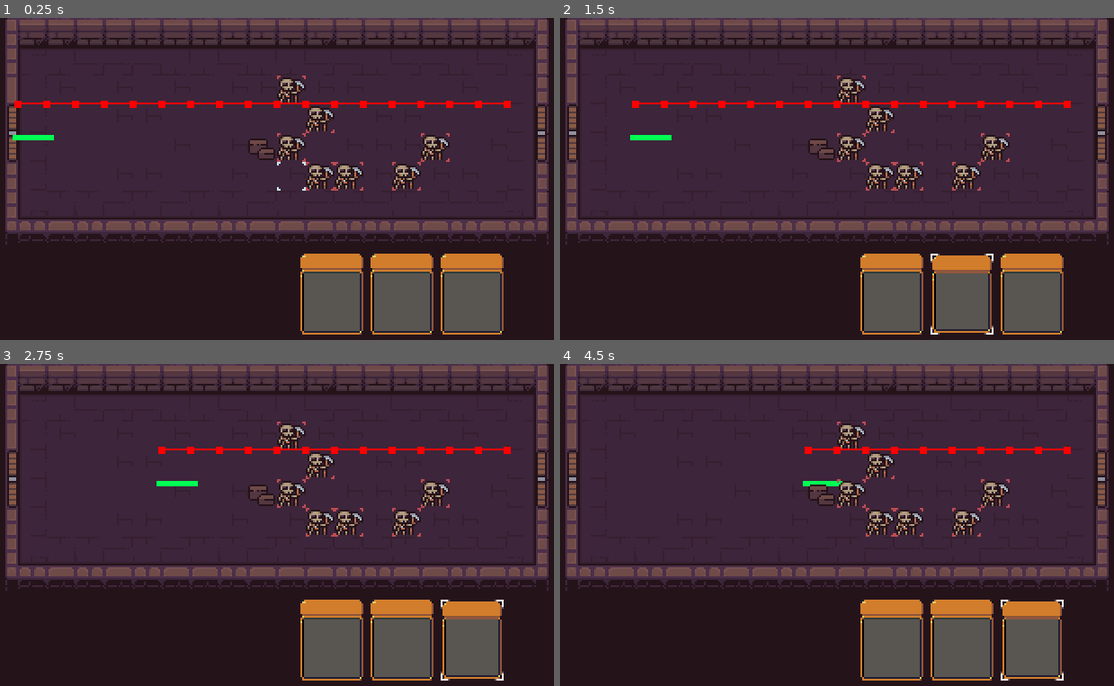
Above: before the commit, frames 1-4 (two rows, left to right).
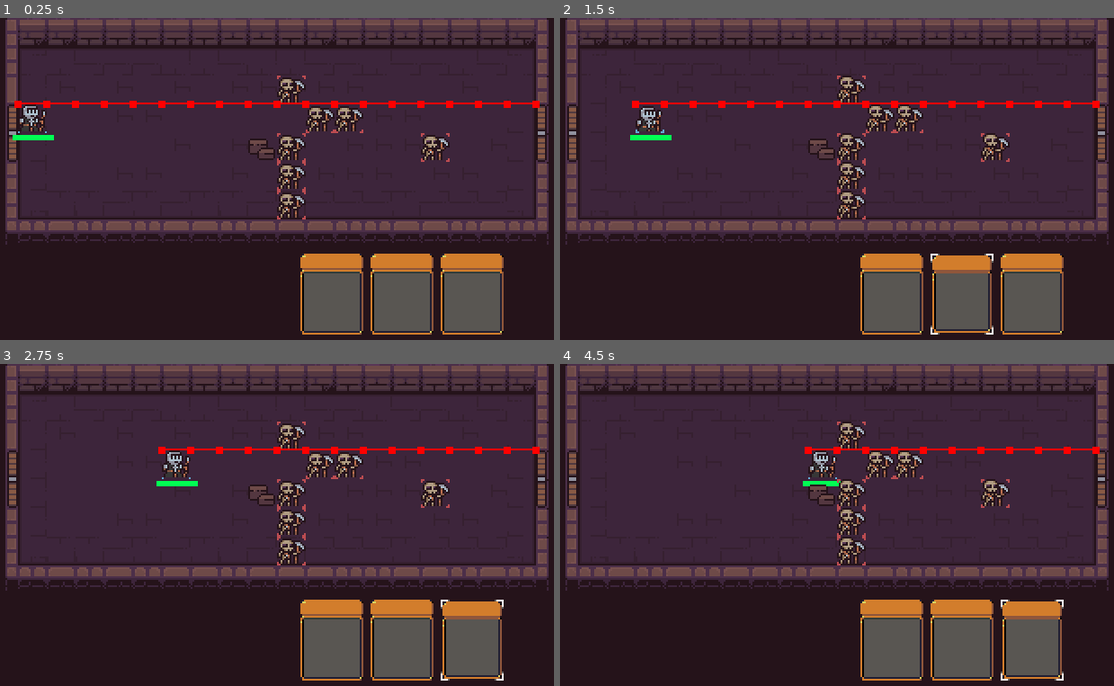
Above: after the commit, the same moments.

Repository: ThermobladeStudios/GMTK-Game-Jam-2023
Game: Godot game, scene res://main.tscn
The game is run twice, just before and just after one commit, with the same random seed, the same clock (stepped at 60 frames per second) and the same inputs.
Inputs (mouse positions are in pixels of both pictures, inside the frame that each line leads up to):
- Up to frame 1 (0.25 s): no input
- Up to frame 2 (1.5 s): click (892, 294) at 0.5 s; click (964, 294) at 1.25 s
- Up to frame 3 (2.75 s): click (470, 640) at 2 s
- Up to frame 4 (4.5 s): click (892, 640) at 2.75 s; click (964, 640) at 3.5 s; click (1030, 640) at 4.25 s

The runs differ from the first frame. In frame 1, 2.3% of the frame differs, in the area x 3-98%, y 21-63%; in frame 2, 2.5%; in frame 3, 2.3%; in frame 4, 2.6%, in the area x 44-98%, y 17-63%.

Commit message:
sutffff

Diff:
--- a/Hero/Beam_Attack.gd
+++ b/Hero/Beam_Attack.gd
@@ -2,6 +2,8 @@
 
 var attack = [0,0,0,0]
 var tot_atk
+var inarea = [[],[],[],[]]
+
 func _physics_process(delta):
 	tot_atk = 0
 	for i in 4:
@@ -11,26 +13,34 @@
 func _on_beam_attack_up_area_entered(area):
 	if("Minion" in area.get_name()):
 		attack[0] += 1
+		inarea[0].append(area)
 func _on_beam_attack_up_area_exited(area):
 	if("Minion" in area.get_name()):
 		attack[0] -= 1
+		inarea[0].erase(area)
 func _on_beam_attack_down_area_entered(area):
 	if("Minion" in area.get_name()):
 		attack[1] += 1
+		inarea[1].append(area)
 func _on_beam_attack_down_area_exited(area):
 	if("Minion" in area.get_name()):
 		attack[1] -= 1
+		inarea[1].erase(area)
 func _on_beam_attack_left_area_entered(area):
 	if("Minion" in area.get_name()):
 		attack[2] += 1
+		inarea[2].remove(area)
 func _on_beam_attack_left_area_exited(area):
 	if("Minion" in area.get_name()):
 		attack[2] -= 1
+		inarea[2].erase(area)
 func _on_beam_attack_right_area_entered(area):
 	if("Minion" in area.get_name()):
 		attack[3] += 1
+		inarea[3].append(area)
 func _on_beam_attack_right_area_exited(area):
 	if("Minion" in area.get_name()):
 		attack[3] -= 1
+		inarea[3].erase(area)
 func get_weight():
 	return tot_atk
--- a/Hero/Bot_Hero.gd
+++ b/Hero/Bot_Hero.gd
@@ -14,6 +14,8 @@
 @export var navigation_agent: NavigationAgent2D
 
 var attacktype
+
+var beam_cd = 5
 
 
 func _ready():
@@ -58,24 +60,47 @@
 
 
 func _on_movement_timeout():
-	print(deciding_attack())
+	if(beam_cd > 0):
+		beam_cd -=1
 	if($Small_Attack.attack == [0,0,0,0]):
 		movement(new_velocity)
 	else:
-		for x in 4:
-			if($Small_Attack.attack[x] == 1):
-				if (x == 0):
-					pass
-					#print("enemy Up")
-				elif(x == 1):
-					pass
-					#print("enemy Down")
-				elif(x == 2):
-					pass
-					#print("enemy Left")
-				elif(x == 3):
-					pass
-					#print("enemy Right")
+		if(deciding_attack() == 0):
+			for x in 4:
+				if($Small_Attack.attack[x] == 1):
+					if (x == 0):
+						$Small_Attack/Node2D/Up.visible = true
+						continue
+						#print("enemy Up")
+					elif(x == 1):
+						$Small_Attack/Node2D/Down.visible = true
+						continue
+						#print("enemy Down")s
+					elif(x == 2):
+						$Small_Attack/Node2D/Left.visible = true
+						continue
+						#print("enemy Left")
+					elif(x == 3):
+						$Small_Attack/Node2D/Right.visible = true
+						continue
+						#print("enemy Right")
+		if(deciding_attack() == 1 && beam_cd == 0):
+			var dir = $Beam_Attack.attack.find($Beam_Attack.attack.max())
+			if(dir == 0):
+				for x in $Beam_Attack.inarea[dir]:
+					x.do_damage(10)
+			elif(dir == 1):
+				for x in $Beam_Attack.inarea[dir]:
+					x.do_damage(10)
+			elif(dir == 2):
+				for x in $Beam_Attack.inarea[dir]:
+					x.do_damage(10)
+			elif(dir == 3):
+				for x in $Beam_Attack.inarea[dir]:
+					x.do_damage(10)
+			$AnimatedSprite2D2.play()
+			beam_cd = 5
+
 
 
 func deciding_attack():
@@ -84,12 +109,24 @@
 	var tot_minions = get_tree().get_nodes_in_group("minions").size()
 
 
-	var sweight = (satk/tot_minions)*100
+	var sweight = ((satk/tot_minions)*100) + 20
 	var bweight = (batk/tot_minions)*100
 	var attacktype = randi_range(1,100)
 	if(attacktype < sweight):
-		print(attacktype)
-		return ("small attack")
+		return (0)
 
 	elif(attacktype > sweight):
-		return("beam attack")
+		return(1)
+
+
+
+
+
+
+
+func _on_animated_sprite_2d_2_animation_looped():
+	if($AnimatedSprite2D2.global_position.x < 288):
+		$AnimatedSprite2D2.position += Vector2(16,0)
+	else:
+		$AnimatedSprite2D2.position = Vector2(16,0)
+		$AnimatedSprite2D2.stop()
--- a/Hero/Bot_Hero.tscn
+++ b/Hero/Bot_Hero.tscn
@@ -1,14 +1,50 @@
-[gd_scene load_steps=16 format=3 uid="uid://dw37rc236xqwp"]
+[gd_scene load_steps=29 format=3 uid="uid://dw37rc236xqwp"]
 
 [ext_resource type="Script" path="res://Hero/Bot_Hero.gd" id="1_oc3kn"]
 [ext_resource type="Script" path="res://Hero/Beam_Attack.gd" id="2_ckern"]
+[ext_resource type="Texture2D" uid="uid://ebicjqj3f4hc" path="res://Hero/hero.png" id="2_e6fcu"]
 [ext_resource type="Script" path="res://Hero/Small_Attack.gd" id="2_ehfhu"]
 [ext_resource type="Texture2D" uid="uid://cu6f44p6kr0hm" path="res://Placables/Obastacles/Caution..png" id="4_s2ldx"]
+[ext_resource type="Texture2D" uid="uid://f2bt40xqkyg5" path="res://Hero/Beam.png" id="6_ufdlj"]
 
 [sub_resource type="RectangleShape2D" id="RectangleShape2D_u7o58"]
 size = Vector2(8, 8)
 
+[sub_resource type="AtlasTexture" id="AtlasTexture_aajil"]
+atlas = ExtResource("2_e6fcu")
+region = Rect2(0, 0, 16, 16)
+
+[sub_resource type="AtlasTexture" id="AtlasTexture_y1iuo"]
+atlas = ExtResource("2_e6fcu")
+region = Rect2(16, 0, 16, 16)
+
+[sub_resource type="AtlasTexture" id="AtlasTexture_4c1p7"]
+atlas = ExtResource("2_e6fcu")
+region = Rect2(32, 0, 16, 16)
+
+[sub_resource type="AtlasTexture" id="AtlasTexture_cpask"]
+atlas = ExtResource("2_e6fcu")
+region = Rect2(48, 0, 16, 16)
+
 [sub_resource type="SpriteFrames" id="SpriteFrames_dpx3j"]
+animations = [{
+"frames": [{
+"duration": 1.0,
+"texture": SubResource("AtlasTexture_aajil")
+}, {
+"duration": 1.0,
+"texture": SubResource("AtlasTexture_y1iuo")
+}, {
+"duration": 1.0,
+"texture": SubResource("AtlasTexture_4c1p7")
+}, {
+"duration": 1.0,
+"texture": SubResource("AtlasTexture_cpask")
+}],
+"loop": true,
+"name": &"default",
+"speed": 5.0
+}]
 
 [sub_resource type="CanvasItemMaterial" id="CanvasItemMaterial_kn8u4"]
 
@@ -35,6 +71,56 @@
 
 [sub_resource type="RectangleShape2D" id="RectangleShape2D_uojpf"]
 size = Vector2(14, 14)
+
+[sub_resource type="AtlasTexture" id="AtlasTexture_allei"]
+atlas = ExtResource("6_ufdlj")
+region = Rect2(32, 0, 16, 16)
+
+[sub_resource type="AtlasTexture" id="AtlasTexture_mcc3d"]
+atlas = ExtResource("6_ufdlj")
+region = Rect2(64, 0, 16, 16)
+
+[sub_resource type="AtlasTexture" id="AtlasTexture_87c4b"]
+atlas = ExtResource("6_ufdlj")
+region = Rect2(0, 16, 16, 16)
+
+[sub_resource type="AtlasTexture" id="AtlasTexture_mllwl"]
+atlas = ExtResource("6_ufdlj")
+region = Rect2(16, 16, 16, 16)
+
+[sub_resource type="AtlasTexture" id="AtlasTexture_2xmi0"]
+atlas = ExtResource("6_ufdlj")
+region = Rect2(48, 16, 16, 16)
+
+[sub_resource type="AtlasTexture" id="AtlasTexture_n11ut"]
+atlas = ExtResource("6_ufdlj")
+region = Rect2(0, 48, 16, 16)
+
+[sub_resource type="SpriteFrames" id="SpriteFrames_o7bx2"]
+animations = [{
+"frames": [{
+"duration": 1.0,
+"texture": SubResource("AtlasTexture_allei")
+}, {
+"duration": 1.0,
+"texture": SubResource("AtlasTexture_mcc3d")
+}, {
+"duration": 1.0,
+"texture": SubResource("AtlasTexture_87c4b")
+}, {
+"duration": 1.0,
+"texture": SubResource("AtlasTexture_mllwl")
+}, {
+"duration": 1.0,
+"texture": SubResource("AtlasTexture_2xmi0")
+}, {
+"duration": 1.0,
+"texture": SubResource("AtlasTexture_n11ut")
+}],
+"loop": true,
+"name": &"default",
+"speed": 30.0
+}]
 
 [node name="Hero" type="Area2D" node_paths=PackedStringArray("navigation_agent")]
 script = ExtResource("1_oc3kn")
@@ -46,8 +132,9 @@
 
 [node name="AnimatedSprite2D" type="AnimatedSprite2D" parent="."]
 position = Vector2(8, 8)
-scale = Vector2(16, 16)
 sprite_frames = SubResource("SpriteFrames_dpx3j")
+autoplay = "default"
+frame_progress = 0.819601
 
 [node name="NavigationAgent2D" type="NavigationAgent2D" parent="."]
 debug_enabled = true
@@ -79,13 +166,13 @@
 [node name="Beam_attack_Up" type="Area2D" parent="Beam_Attack"]
 
 [node name="CollisionShape2D" type="CollisionShape2D" parent="Beam_Attack/Beam_attack_Up"]
+position = Vector2(8, -128)
+shape = SubResource("RectangleShape2D_nca8i")
+
+[node name="Beam_attack_Down" type="Area2D" parent="Beam_Attack"]
+
+[node name="CollisionShape2D" type="CollisionShape2D" parent="Beam_Attack/Beam_attack_Down"]
 position = Vector2(8, 144)
-shape = SubResource("RectangleShape2D_nca8i")
-
-[node name="Beam_attack_Down" type="Area2D" parent="Beam_Attack"]
-
-[node name="CollisionShape2D" type="CollisionShape2D" parent="Beam_Attack/Beam_attack_Down"]
-position = Vector2(8, -128)
 shape = SubResource("RectangleShape2D_2opw7")
 
 [node name="Beam_attack_Left" type="Area2D" parent="Beam_Attack"]
@@ -104,51 +191,57 @@
 script = ExtResource("2_ehfhu")
 
 [node name="Small_attack_Up" type="Area2D" parent="Small_Attack"]
-visible = false
 
 [node name="CollisionShape2D" type="CollisionShape2D" parent="Small_Attack/Small_attack_Up"]
 position = Vector2(8, -8)
 shape = SubResource("RectangleShape2D_uojpf")
 
 [node name="Small_attack_Down" type="Area2D" parent="Small_Attack"]
-visible = false
 
 [node name="CollisionShape2D3" type="CollisionShape2D" parent="Small_Attack/Small_attack_Down"]
 position = Vector2(8, 24)
 shape = SubResource("RectangleShape2D_uojpf")
 
 [node name="Small_attack_Left" type="Area2D" parent="Small_Attack"]
-visible = false
 
 [node name="CollisionShape2D1" type="CollisionShape2D" parent="Small_Attack/Small_attack_Left"]
 position = Vector2(-8, 8)
 shape = SubResource("RectangleShape2D_uojpf")
 
 [node name="Small_attack_Right" type="Area2D" parent="Small_Attack"]
-visible = false
 
 [node name="CollisionShape2D2" type="CollisionShape2D" parent="Small_Attack/Small_attack_Right"]
 position = Vector2(24, 8)
 shape = SubResource("RectangleShape2D_uojpf")
 
 [node name="Node2D" type="Node2D" parent="Small_Attack"]
-visible = false
-
-[node name="Caution_" type="Sprite2D" parent="Small_Attack/Node2D"]
+
+[node name="Right" type="Sprite2D" parent="Small_Attack/Node2D"]
+visible = false
 position = Vector2(24, 8)
 texture = ExtResource("4_s2ldx")
 
-[node name="Caution_2" type="Sprite2D" parent="Small_Attack/Node2D"]
+[node name="Up" type="Sprite2D" parent="Small_Attack/Node2D"]
+visible = false
 position = Vector2(8, -8)
 texture = ExtResource("4_s2ldx")
 
-[node name="Caution_3" type="Sprite2D" parent="Small_Attack/Node2D"]
+[node name="Left" type="Sprite2D" parent="Small_Attack/Node2D"]
+visible = false
 position = Vector2(-8, 8)
 texture = ExtResource("4_s2ldx")
 
-[node name="Caution_4" type="Sprite2D" parent="Small_Attack/Node2D"]
+[node name="Down" type="Sprite2D" parent="Small_Attack/Node2D"]
+visible = false
 position = Vector2(8, 24)
 texture = ExtResource("4_s2ldx")
+
+[node name="AnimatedSprite2D2" type="AnimatedSprite2D" parent="."]
+position = Vector2(16, 0)
+sprite_frames = SubResource("SpriteFrames_o7bx2")
+frame = 5
+frame_progress = 1.0
+centered = false
 
 [connection signal="timeout" from="movement" to="." method="_on_movement_timeout"]
 [connection signal="area_entered" from="Beam_Attack/Beam_attack_Up" to="Beam_Attack" method="_on_beam_attack_up_area_entered"]
@@ -167,3 +260,4 @@
 [connection signal="area_exited" from="Small_Attack/Small_attack_Left" to="Small_Attack" method="_on_small_attack_left_area_exited"]
 [connection signal="area_entered" from="Small_Attack/Small_attack_Right" to="Small_Attack" method="_on_small_attack_right_area_entered"]
 [connection signal="area_exited" from="Small_Attack/Small_attack_Right" to="Small_Attack" method="_on_small_attack_right_area_exited"]
+[connection signal="animation_looped" from="AnimatedSprite2D2" to="." method="_on_animated_sprite_2d_2_animation_looped"]
--- a/Placables/Minions/Melee_Minion.tscn
+++ b/Placables/Minions/Melee_Minion.tscn
@@ -141,7 +141,7 @@
 "speed": 5.0
 }]
 
-[node name="Minion" type="Area2D"]
+[node name="Minion" type="Area2D" groups=["minions"]]
 script = ExtResource("1_xl2vd")
 
 [node name="CollisionShape2D" type="CollisionShape2D" parent="."]
@@ -152,3 +152,4 @@
 position = Vector2(8, 8)
 sprite_frames = SubResource("SpriteFrames_4mqkb")
 animation = &"Skeleton1"
+autoplay = "Skeleton1"
--- a/main.tscn
+++ b/main.tscn
@@ -15,16 +15,16 @@
 movement_target = NodePath("../Marker2D")
 
 [node name="Marker2D" type="Marker2D" parent="."]
-position = Vector2(288, 48)
+position = Vector2(304, 48)
 
 [node name="Minion" parent="." instance=ExtResource("3_vgp0v")]
-position = Vector2(176, 80)
+position = Vector2(192, 48)
 
 [node name="Minion5" parent="." instance=ExtResource("3_vgp0v")]
 position = Vector2(176, 48)
 
 [node name="Minion6" parent="." instance=ExtResource("3_vgp0v")]
-position = Vector2(224, 80)
+position = Vector2(160, 96)
 
 [node name="Minion7" parent="." instance=ExtResource("3_vgp0v")]
 position = Vector2(240, 64)
@@ -36,7 +36,7 @@
 position = Vector2(160, 32)
 
 [node name="Minion4" parent="." instance=ExtResource("3_vgp0v")]
-position = Vector2(192, 80)
+position = Vector2(160, 80)
 
 [node name="Interface" parent="." instance=ExtResource("4_bvfwu")]
 offset_top = 128.0
Binary file added: Hero/Beam.png
Not shown, added: Hero/Beam.png.import
Binary file added: Hero/vTfIm8X.gif
